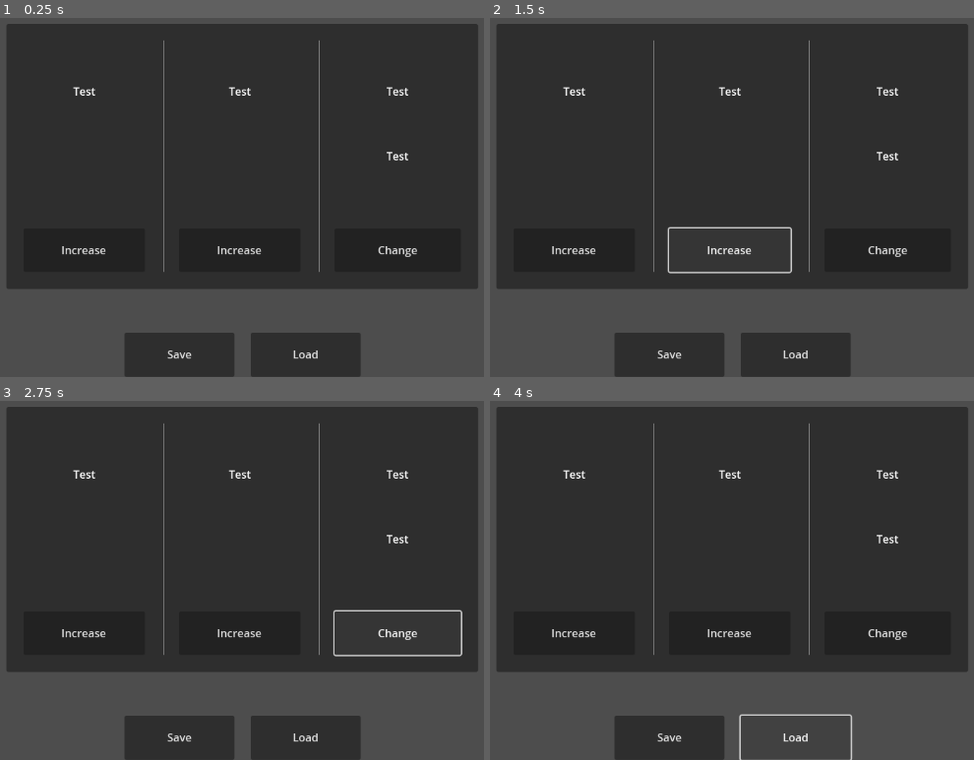
Above: before the commit, frames 1-4 (two rows, left to right).
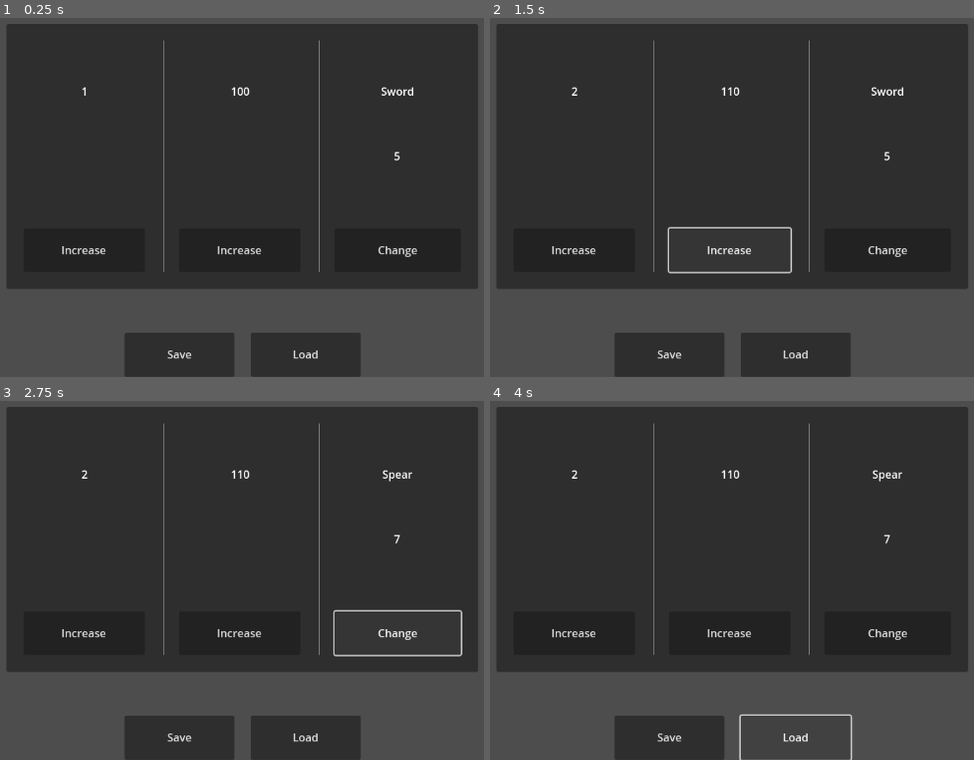
Above: after the commit, the same moments.

Repository: BrettLoewen/Save-Load-Prototype
Game: Godot game, scene res://Demo.tscn
Same seed, same stepped clock (60 frames per second), same inputs: the game is played once before the commit and once after it.
Inputs:
- Up to frame 1 (0.25 s): no input
- Up to frame 2 (1.5 s): click "Increase" at 0.5 s; click "Increase" at 1.25 s
- Up to frame 3 (2.75 s): click "Change" at 2 s
- Up to frame 4 (4 s): click "Save" at 2.75 s; click "Load" at 3.5 s

The runs differ from the first frame. In frame 1, 0.3% of the frame differs, in the area x 15-86%, y 19-40%; in frame 2, 0.3%; in frame 3, 0.3%; in frame 4, 0.3%.

Commit message:
Save Load System

Diff:
--- a/Demo.tscn
+++ b/Demo.tscn
@@ -1,6 +1,8 @@
-[gd_scene load_steps=2 format=3 uid="uid://ch0hlt18wmq3k"]
+[gd_scene load_steps=4 format=3 uid="uid://ch0hlt18wmq3k"]
 
 [ext_resource type="Script" path="res://SaveManager.gd" id="1_upqmb"]
+[ext_resource type="Resource" uid="uid://bwfopqcf6fy1r" path="res://Sword.tres" id="2_403gq"]
+[ext_resource type="Resource" uid="uid://cjsogbrgbg8lq" path="res://Spear.tres" id="3_m1sje"]
 
 [node name="Control" type="Control" node_paths=PackedStringArray("levelText", "healthText", "weaponNameText", "weaponDamageText")]
 layout_mode = 3
@@ -14,6 +16,8 @@
 healthText = NodePath("Panel/Label2")
 weaponNameText = NodePath("Panel/Label3")
 weaponDamageText = NodePath("Panel/Label4")
+weapon1 = ExtResource("2_403gq")
+weapon2 = ExtResource("3_m1sje")
 
 [node name="Panel" type="Panel" parent="."]
 layout_mode = 1
@@ -152,5 +156,8 @@
 anchor_bottom = 1.0
 text = "Load"
 
+[connection signal="pressed" from="Panel/Button" to="." method="PressLevel"]
+[connection signal="pressed" from="Panel/Button2" to="." method="PressHealth"]
+[connection signal="pressed" from="Panel/Button3" to="." method="PressWeapon"]
 [connection signal="pressed" from="SaveButton" to="." method="Save"]
 [connection signal="pressed" from="LoadButton" to="." method="Load"]
--- a/PlayerSaveData.gd
+++ b/PlayerSaveData.gd
@@ -1 +1,6 @@
-extends Node
+class_name PlayerSaveData
+extends RefCounted
+
+var level: int
+var health: int
+var weapon: Weapon
--- a/SaveManager.gd
+++ b/SaveManager.gd
@@ -1,3 +1,5 @@
+# Note: the save/load logic in this script is not perfect. It is just for testing.
+
 extends Control
 
 @export var levelText: Label;
@@ -5,19 +7,73 @@
 @export var weaponNameText: Label;
 @export var weaponDamageText: Label;
 
+@export var weapon1: Weapon
+@export var weapon2: Weapon
+
+var playerSaveData: PlayerSaveData
+
 # Called when the node enters the scene tree for the first time.
 func _ready():
-	pass # Replace with function body.
+	Load()
 
 
-# Called every frame. 'delta' is the elapsed time since the previous frame.
-func _process(delta):
-	pass
+func PressLevel():
+	playerSaveData.level += 1
+	UpdateUI()
 
+func PressHealth():
+	playerSaveData.health += 10
+	UpdateUI()
+
+func PressWeapon():
+	playerSaveData.weapon = weapon1 if (playerSaveData.weapon.name == "Spear") else weapon2
+	UpdateUI()
+
+func UpdateUI():
+	levelText.text = str(playerSaveData.level)
+	healthText.text = str(playerSaveData.health)
+	weaponNameText.text = playerSaveData.weapon.name
+	weaponDamageText.text = str(playerSaveData.weapon.damage)
 
 func Load():
 	printt("Loading")
 
+	# Create default data if no save data exists
+	if not FileAccess.file_exists("user://save.data"):
+		playerSaveData = PlayerSaveData.new()
+		playerSaveData.level = 1
+		playerSaveData.health = 100
+		playerSaveData.weapon = weapon1
+	else:
+		# Get the file and convert it to json
+		var saveFile = FileAccess.open("user://save.data", FileAccess.READ)
+		var jsonString = saveFile.get_line()
+		saveFile.close()
+		var json = JSON.new()
+		json.parse(jsonString)
+		var data = json.get_data()
+
+		# If needed, create a new player save data object
+		if playerSaveData == null:
+			playerSaveData = PlayerSaveData.new()
+
+		# Get the data from the json
+		playerSaveData.level = data["level"]
+		playerSaveData.health = data["health"]
+		playerSaveData.weapon = weapon1 if (data["weapon"] == "Sword") else weapon2
+
+	UpdateUI()
 
 func Save():
 	printt("Saving")
+
+	# Write the save data to the file
+	var saveFile = FileAccess.open("user://save.data", FileAccess.WRITE)
+	var data = {
+		"level" : playerSaveData.level,
+		"health" : playerSaveData.health,
+		"weapon" : playerSaveData.weapon.name
+	}
+	var json = JSON.stringify(data)
+	saveFile.store_line(json)
+	saveFile.close()
